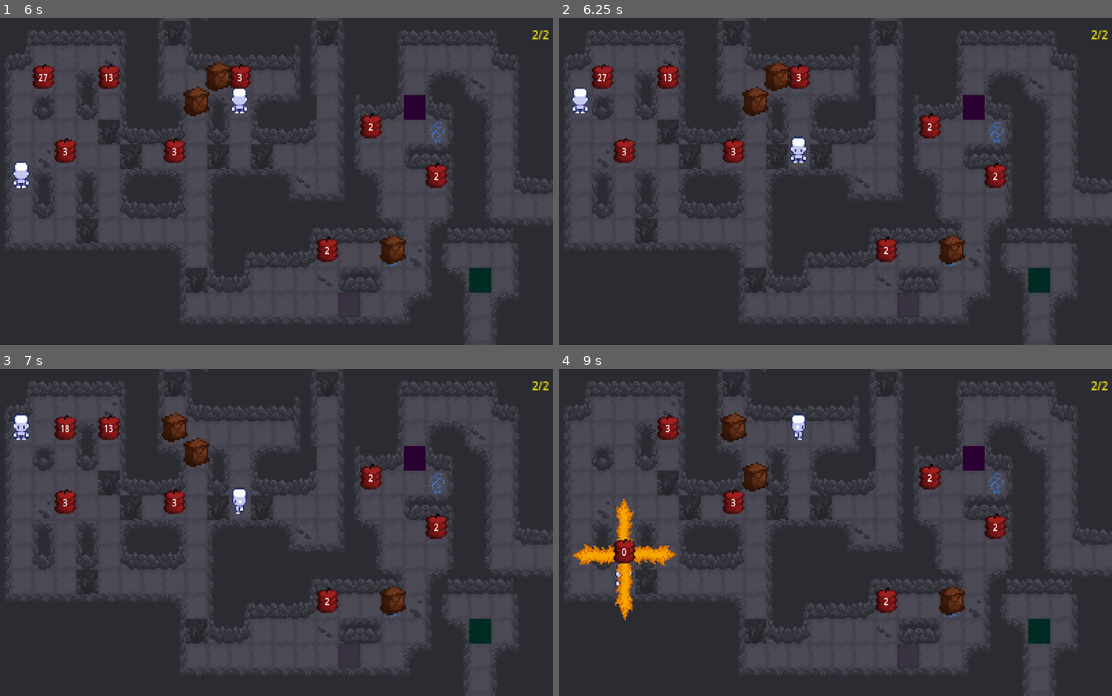
Above: before the commit, frames 1-4 (two rows, left to right).
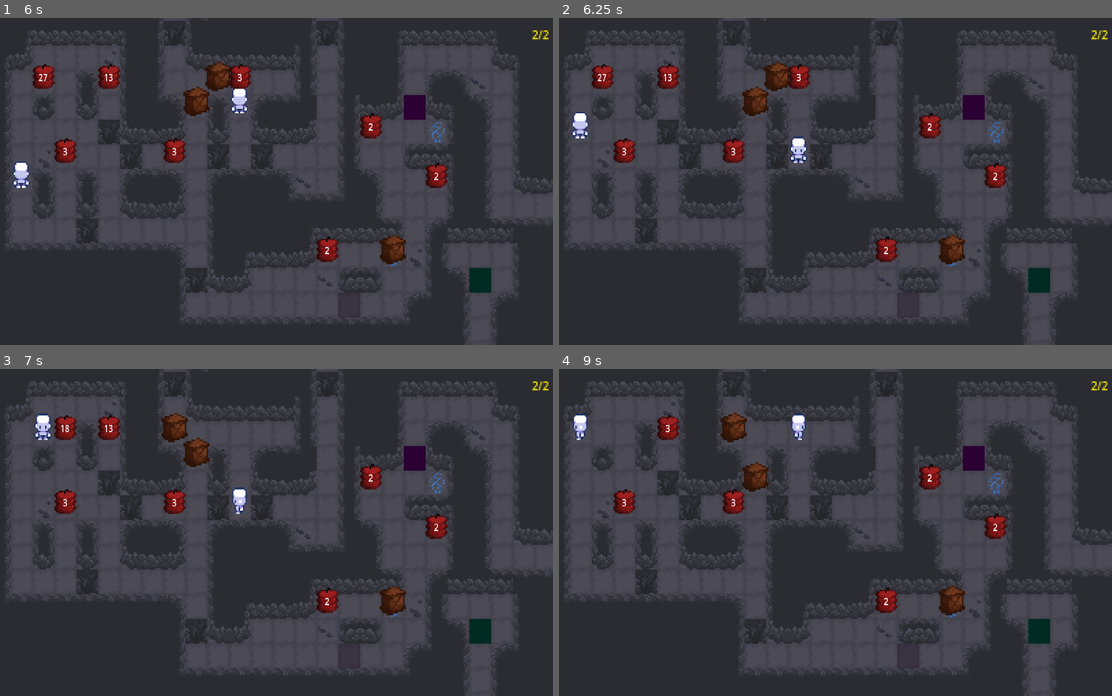
Above: after the commit, the same moments.

Repository: Talisman-J/ExplodingBoxPuzzleGame
Game: Godot game, scene res://scenes/game.tscn
The game is run twice, just before and just after one commit, with the same random seed, the same clock (stepped at 60 frames per second) and the same inputs.
Inputs:
- Up to frame 1 (6 s): tap Enter at 0.5 s; hold D (right) 0.53-1.28 s; hold Z (undo) 0.53-1.28 s; tap R (ResetLevel) every 0.75 s from 1.25 to 4.25 s; hold S (down) 1.28-2.03 s; tap U (RunCustomSolution) at 1.35, 5.85 s; tap Z (undo) at 1.55, 2.85, 3.8, 4.35 s; hold D (right) 2.03-2.78 s; hold Z (undo) 2.03-2.78 s; hold Up (ui_up) 2.78-3.53 s; hold U (RunCustomSolution) 3.53-4.28 s; hold A (left) 3.53-5.03 s; hold S (down) 5.03-5.78 s; hold Z (undo) 5.03-5.78 s; hold D (right) from 5.78 s (still down)
- Up to frame 2 (6.25 s): keep holding D (right); tap Z (undo) at 6.05 s
- Up to frame 3 (7 s): release D (right) at 6.53 s; hold Up (ui_up) from 6.53 s (still down); hold Z (undo) from 6.53 s (still down)
- Up to frame 4 (9 s): release Up (ui_up) at 7.28 s; release Z (undo) at 7.28 s; hold D (right) 7.28-8.03 s; tap Z (undo) at 7.35, 8.3, 8.85 s; hold S (down) 8.03-8.78 s; hold U (RunCustomSolution) 8.03-8.78 s; hold A (left) from 8.78 s (still down)

Frame 1 is identical in both runs. In frame 2, 0.4% of the frame differs, in the area x 2-6%, y 21-37%; in frame 3, 0.4%; in frame 4, 1.9%, in the area x 2-22%, y 13-77%.

Commit message:
Made the enemy goat move correct and able to blow stuff up.

Diff:
--- a/scripts/enemyGoat.gd
+++ b/scripts/enemyGoat.gd
@@ -68,8 +68,12 @@
 			undo()
 	else:
 		# Update for undo to be able to keep track of which move box was moved on.
-		moves.append(["Move" + str(moveDirection), MOVECOUNT])
-		moveAuto(moveDirection)
+		if !dead:
+			moves.append(["Move" + str(moveDirection), MOVECOUNT, moveDirection])
+			moveAuto(moveDirection)
+		else:
+			moves.append(["Inaction", MOVECOUNT, moveDirection])
+		print(moves)
 		MOVECOUNT = newMoveCount
 
 
@@ -157,8 +161,9 @@
 
 
 func moveUp():
-	input_vector = Vector2(0, -1)
-	update_animation_parameters()
+	if !undoing:
+		input_vector = Vector2(0, -1)
+		update_animation_parameters()
 	moving = true
 	var targPos = currPos + inputs["up"] * TILE_SIZE
 	if can_move_to("up"):
@@ -167,13 +172,18 @@
 		position = currPos
 	else:
 		moves.pop_back() #Gets rid of the movement appending and replaces it with inaction
-		moves.append(["Inaction", MOVECOUNT])
 		moveDirection = "right"
+		moves.append(["Inaction", MOVECOUNT, moveDirection])
+		if !undoing:
+			input_vector = Vector2(1, 0)
+			update_animation_parameters()
+
 	moving = false
 
 func moveDown():
-	input_vector = Vector2(0, 1)
-	update_animation_parameters()
+	if !undoing:
+		input_vector = Vector2(0, 1)
+		update_animation_parameters()
 	moving = true
 	var targPos = currPos + inputs["down"] * TILE_SIZE
 	if can_move_to("down"):
@@ -182,13 +192,17 @@
 		print("TRYING TO MOVE DOWN")
 	else:
 		moves.pop_back() #Gets rid of the movement appending and replaces it with inaction
-		moves.append(["Inaction", MOVECOUNT])
 		moveDirection = "left"
+		moves.append(["Inaction", MOVECOUNT, moveDirection])
+		if !undoing:
+			input_vector = Vector2(-1, 0)
+			update_animation_parameters()
 	moving = false
 
 func moveLeft():
-	input_vector = Vector2(-1, 0)
-	update_animation_parameters()
+	if !undoing:
+		input_vector = Vector2(-1, 0)
+		update_animation_parameters()
 	moving = true
 	var targPos = currPos + inputs["left"] * TILE_SIZE
 	if can_move_to("left"):
@@ -197,13 +211,17 @@
 		print("TRYING TO MOVE LEFT")
 	else:
 		moves.pop_back() #Gets rid of the movement appending and replaces it with inaction
-		moves.append(["Inaction", MOVECOUNT])
 		moveDirection = "up"
+		moves.append(["Inaction", MOVECOUNT, moveDirection])
+		if !undoing:
+			input_vector = Vector2(0, -1)
+			update_animation_parameters()
 	moving = false
 
 func moveRight():
-	input_vector = Vector2(1, 0)
-	update_animation_parameters()
+	if !undoing:
+		input_vector = Vector2(1, 0)
+		update_animation_parameters()
 	moving = true
 	var targPos = currPos + inputs["right"] * TILE_SIZE
 	if can_move_to("right"):
@@ -212,8 +230,11 @@
 		print("TRYING TO MOVE RIGHT")
 	else:
 		moves.pop_back() #Gets rid of the movement appending and replaces it with inaction
-		moves.append(["Inaction", MOVECOUNT])
 		moveDirection = "down"
+		moves.append(["Inaction", MOVECOUNT, moveDirection])
+		if !undoing:
+			input_vector = Vector2(0, 1)
+			update_animation_parameters()
 	moving = false
 
 func moveAuto(dir):
@@ -255,7 +276,9 @@
 		print(collidedNode.name)
 		if collidedNode.name == "pushableBox" or collidedNode.name == "explodingBox":
 			if collidedNode.push_box(checkPos):
-				#print("Should be able to move X2")
+				print("Should be able to move X2")
+				if collidedNode.name == "explodingBox":
+					collidedNode.checkMovement()
 				return true
 		return false
 
@@ -327,20 +350,28 @@
 							dead = false #When exploded twice while dead this breaks...
 
 				#MOVEMENT UNDO
-				if action[0] == "MoveUp":
-					input_vector = Vector2(0, -1)
+				if action[0] == "Moveup":
+					#input_vector = Vector2(0, -1)
+					input_vector = inputs[action[2]]
+					moveDirection = action[2]
 					moveDown()
 
-				if action[0] == "MoveDown":
-					input_vector = Vector2(0, 1)
+				if action[0] == "Movedown":
+					#input_vector = Vector2(0, 1)
+					input_vector = inputs[action[2]]
+					moveDirection = action[2]
 					moveUp()
 
-				if action[0] == "MoveRight":
-					input_vector = Vector2(1, 0)
+				if action[0] == "Moveright":
+					#input_vector = Vector2(1, 0)
+					input_vector = inputs[action[2]]
+					moveDirection = action[2]
 					moveLeft()
 
-				if action[0] == "MoveLeft":
-					input_vector = Vector2(-1, 0)
+				if action[0] == "Moveleft":
+					#input_vector = Vector2(-1, 0)
+					input_vector = inputs[action[2]]
+					moveDirection = action[2]
 					moveRight()
 
 				#PUSHED UNDO
@@ -360,8 +391,9 @@
 				# NO ACTION
 				if action[0] == "Inaction":
 					#Does nothing. If I want to change the logic later can change this.
-					pass
-
+					input_vector = inputs[action[2]]
+
+				update_animation_parameters()
 				moves.pop_back()
 		#MOVECOUNT -= 1
 		#moveCountChange.emit(MOVECOUNT)
--- a/scripts/explodeBox.gd
+++ b/scripts/explodeBox.gd
@@ -51,9 +51,20 @@
 		if hasMoved:
 			updateExplosionTimer(-1)
 
+func checkMovement():
+	print("The current box moves are: ", moves)
+	if hasMoved:
+		updateExplosionTimer(-1)
+		moves.get(moves.size() - 1)[1] = moves.get(moves.size() - 1)[1] - 1
+		print("The new box moves are: ", moves)
+
+
 func push_box(direction) -> bool:
-	print("This is run")
+	print("hasMoved should be true here")
 	hasMoved = true
+
+
+
 	if moving:
 		return didMove # Prevent new movement until done with current one
 	if didMove == true:
@@ -65,6 +76,7 @@
 		if moveRight():
 			moves.append(["MoveRight", MOVECOUNT])
 			didMove = true
+			print("MOVED TO THE RIGHT")
 	elif direction == "left":
 		input_vector = Vector2(-1, 0)
 		if moveLeft():
@@ -346,6 +358,7 @@
 @onready var resetCountdown = countdown
 @onready var textDisplay = $Label
 var firstMove = true
+
 func updateExplosionTimer(num):
 	# Timer variable decrements for each increment in MOVECOUNT. Increments for each decrement in MOVECOUNT.
 	# When reaches 0, explode. Will replay exploding animation when undoing.
